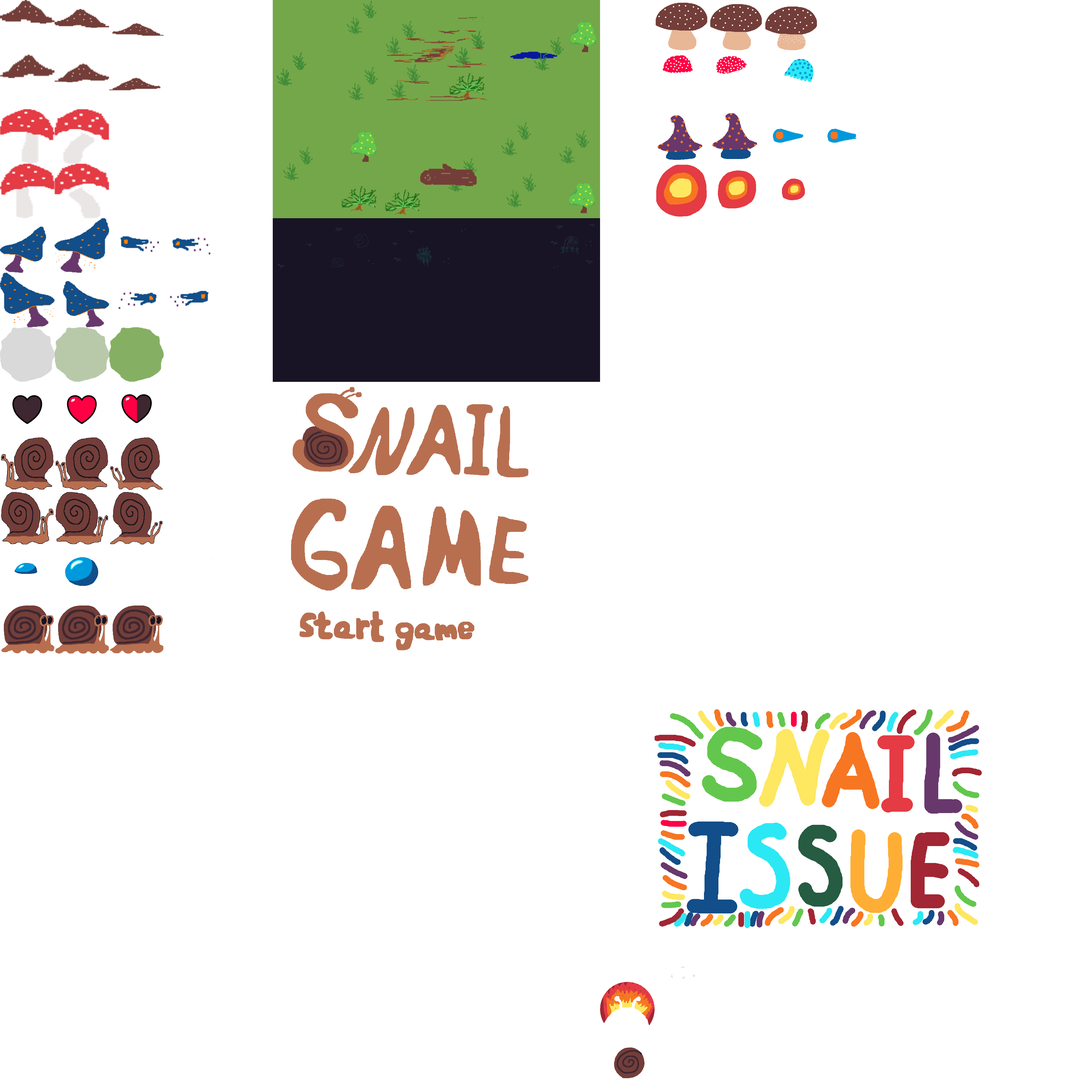
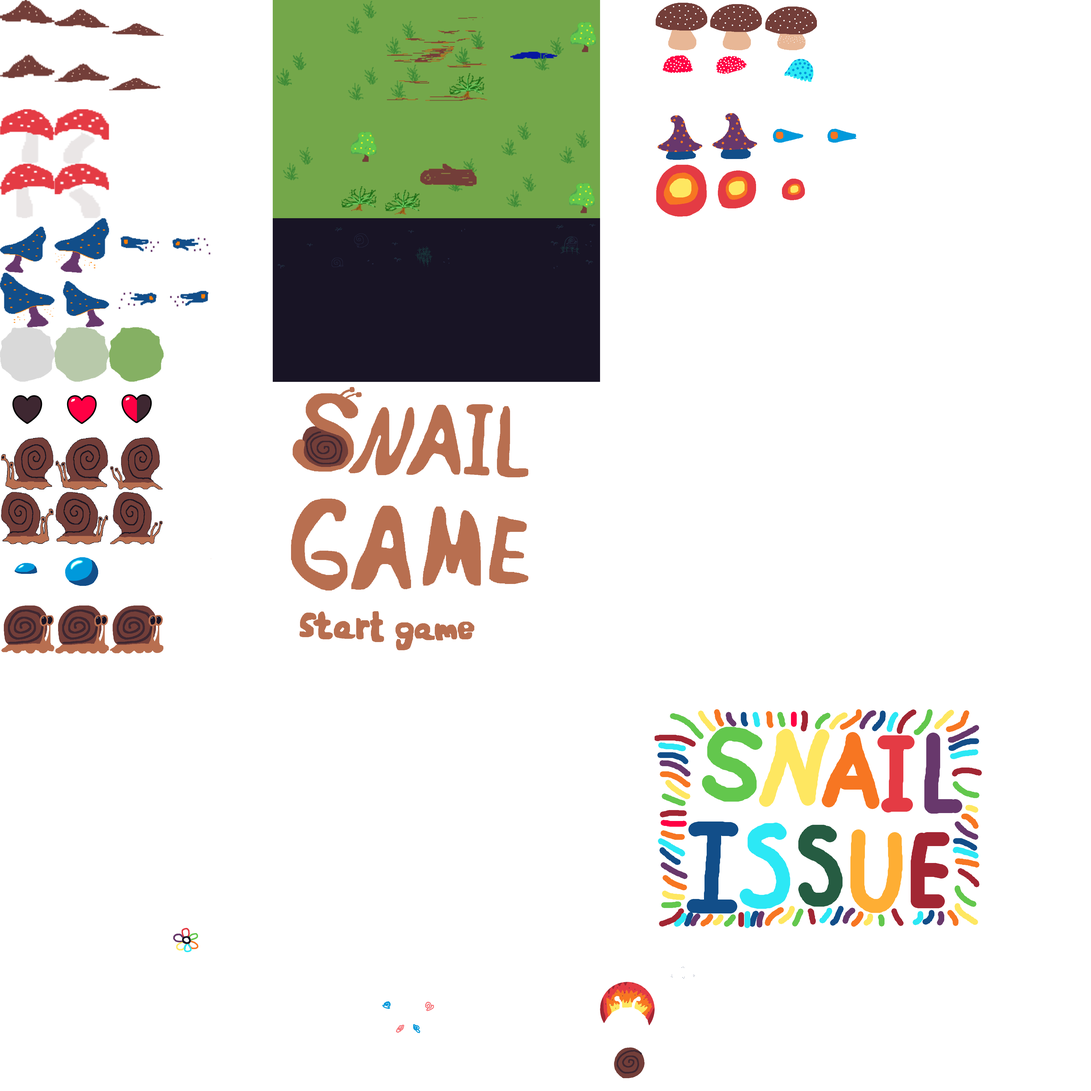
Revision of a layered (1091, 1091) image; what changed, layer by layer:
painted on "Sprite_Sheet.png" over (x1=173, y1=928, x2=435, y2=1034)
